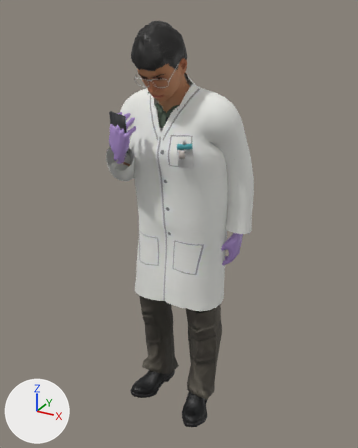
Before and after pictures for a commit that changed the glTF model assets/props/people-yusuf-stand-phone.glb.
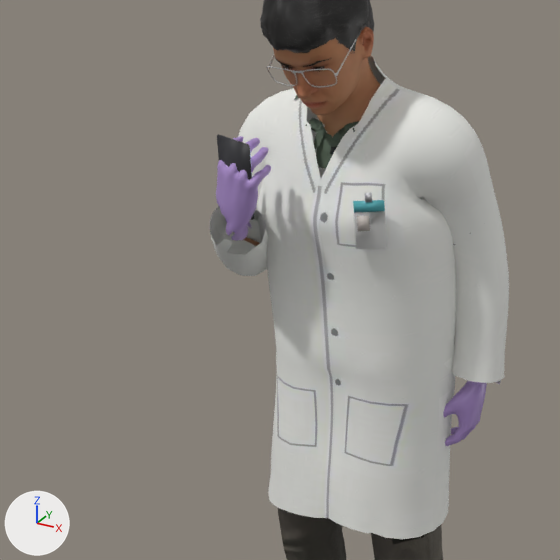
Old and new are each drawn whole from a 50 mm lens placed at (0.934, -1.638, 0.811), pointed at (0.018, 0.027, -0.021) and again close up on the part from 1% to 78% of the width and 10% to 72% of the height. Arrows for +X, +Y and +Z are at lower left; the lights stay in place. The last two pictures show the newer version. Vertices at exactly the same position are counted once.

Script lines for the objects in view, before the commit:
```python
me_base_002 = bpy.data.meshes.new('base.002')
me_base_002.from_pydata(...)  # 21912 vertices, 41114 faces; spans x -0.3..0.29, y -0.21..0.24, z -1.0..0.77
me_base_002.materials.append(mat_human_body)  # picture img_people_yusuf_stand_phone__2_middleage_lightskinned_male_diffuse_png
me_base_002.materials.append(mat_held_gloves__0_42__0_28__0_62)  # purple #ad90ce
me_base_002.materials.append(mat_held_phone)  # dark grey #303035
me_base_002.materials.append(mat_held_phone_screen)  # dark grey #272730, glowing blue #c4daf3
me_base_002.materials.append(mat_held_id_card__0_95__0_95__0_93)  # white #f9f9f7
me_base_002.materials.append(mat_held_id_stripe__0_1__0_45__0_5)  # cyan #59b3bc
me_base_002.materials.append(mat_held_id_photo)  # light grey #c4bcb5
me_base_002.materials.append(mat_held_badge_silver)  # white #e7e8eb
me_base_002.materials.append(mat_human_cortu_cargo_pants)
me_base_002.materials.append(mat_human_eyebrow003)
me_base_002.materials.append(mat_human_eyelashes01)
me_base_002.materials.append(mat_human_kwnet_at_optical_glasses)  # picture img_m_opticals01
me_base_002.materials.append(mat_human_low_poly)  # picture img_people_yusuf_stand_phone__1_brown_eye_png_001
me_base_002.materials.append(mat_human_namuhekam_male_polo_shirt)  # picture img_people_yusuf_stand_phone__5_polo_base_color_png
me_base_002.materials.append(mat_human_shoes03)  # picture img_shoes03_diffuse
me_base_002.materials.append(mat_human_short02)
me_base_002.materials.append(mat_human_teeth_base)  # picture img_teeth
me_base_002.materials.append(mat_worn_coat)  # picture img_people_yusuf_stand_phone__coat
ob_people_yusuf_stand_phone = bpy.data.objects.new('people-yusuf-stand-phone', me_base_002)
ob_people_yusuf_stand_phone.location = (0.0, 0.0, 0.0)
```
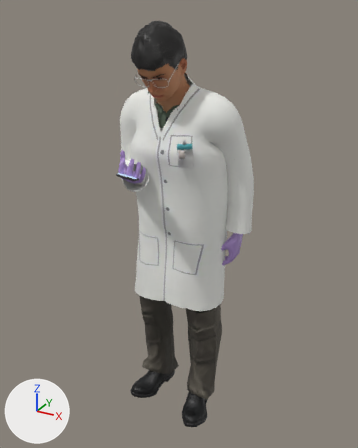
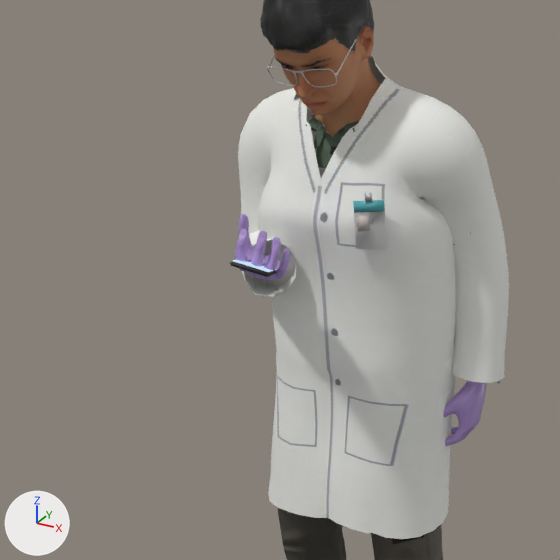
The newer file is also turned or shifted as a whole; pictures and numbers use the older file's frame.

Diff of the bpy script that builds the scene:
```diff
--- a/assets/props/people-yusuf-stand-phone.glb.py
+++ b/assets/props/people-yusuf-stand-phone.glb.py
@@ me_base_002 @@
 # used by ob_people_yusuf_stand_phone; location = (0.0, 0.0, 0.0)
-me_base_002.from_pydata(...)  # 21912 vertices, 41114 faces; spans x -0.3..0.29, y -0.21..0.24, z -1.0..0.77
+me_base_002.from_pydata(...)  # 21879 vertices, 41046 faces; spans x -0.27..0.29, y -0.3..0.24, z -1.0..0.77
+# me_base_002 part 1: the loose piece of 32 vertices spanning x -0.17..-0.07, y -0.2..-0.15, z 0.31..0.47 is multiplied about its middle by the matrix ((0.975, 0.011, 0.222), (0.185, 0.509, -0.84), (-0.123, 0.861, 0.494)), then moved by (0.07, -0.05, -0.14)
+# me_base_002 part 2: the loose piece of 8 vertices spanning x -0.16..-0.08, y -0.19..-0.15, z 0.32..0.46 is multiplied about its middle by the matrix ((0.975, 0.011, 0.222), (0.186, 0.509, -0.84), (-0.122, 0.86, 0.495)), then moved by (0.07, -0.05, -0.14)
+# me_base_002 part 3: a new loose piece of 1664 vertices spanning x -0.11..0.01, y -0.27..-0.11, z 0.19..0.33, in mat_held_gloves__0_42__0_28__0_62 (purple #ad90ce)
+# me_base_002 part 4: the loose piece of 1663 vertices spanning x -0.18..-0.06, y -0.2..-0.1, z 0.27..0.45 is deleted
+# me_base_002 part 5: 360 vertices moved from x -0.29..0.2, y -0.13..0.14, z 0.13..0.72 to x -0.27..0.2, y -0.13..0.14, z 0.12..0.72; 378 vertices removed from x -0.3..0.2, y -0.21..0.15, z 0.15..0.75; 346 vertices added at x -0.27..0.2, y -0.18..0.15, z 0.12..0.75
+# other edits to the shape of me_base_002 do not show in these pictures
 me_base_002.materials.append(mat_human_body)
```

Changed parts and their boxes [x1, y1, x2, y2] in the close-ups (560 x 560 px; the box of a moved part takes in the faces that stretch with it):
'people-yusuf-stand-phone', reshaped
    before: [210, 0, 509, 560]
    after: [230, 0, 509, 560]
part 1 of me_base_002, moved or reshaped
    before: [217, 134, 254, 220]
    after: [230, 261, 277, 277]
part 2 of me_base_002, moved or reshaped (not visible before)
    after: [232, 260, 276, 272]
part 3 of me_base_002, added (purple)
    after: [235, 214, 290, 281]
part 4 of me_base_002, deleted (purple)
    before: [216, 136, 271, 241]
part 5 of me_base_002, moved or reshaped
    before: [210, 0, 455, 276]
    after: [238, 0, 455, 298]
